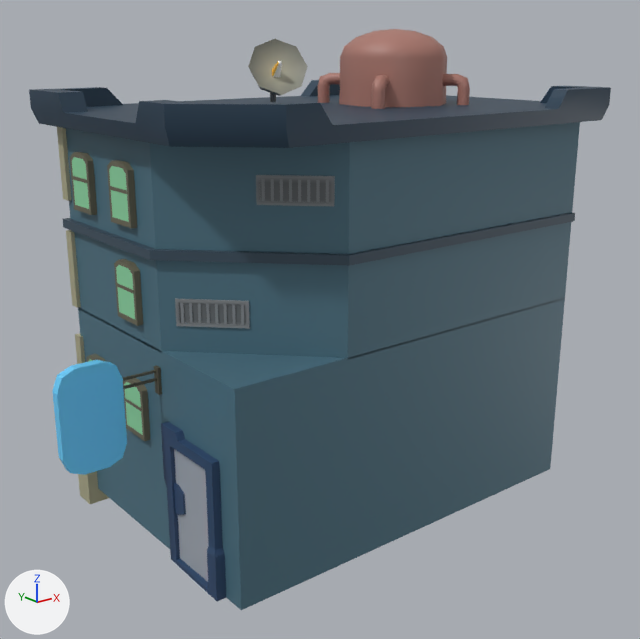
The FBX model Assets/Models/Crossing/Crossing_Buildings/Individual_Buildings/NorthWest_House_01.fbx as it was, and as the next commit left it.
Before and after are seen from a camera (50 mm lens) standing at (-1.132, 0.141, 0.248) and looking at (-0.844, 0.501, 0.104). Every picture has the same lights, and +X, +Y and +Z are marked at lower left. Where no turn or scale is listed for an object, it has been applied to the vertices. Vertices at the same position are counted once.

In view in the first picture: 'NorthWest_House_01'.
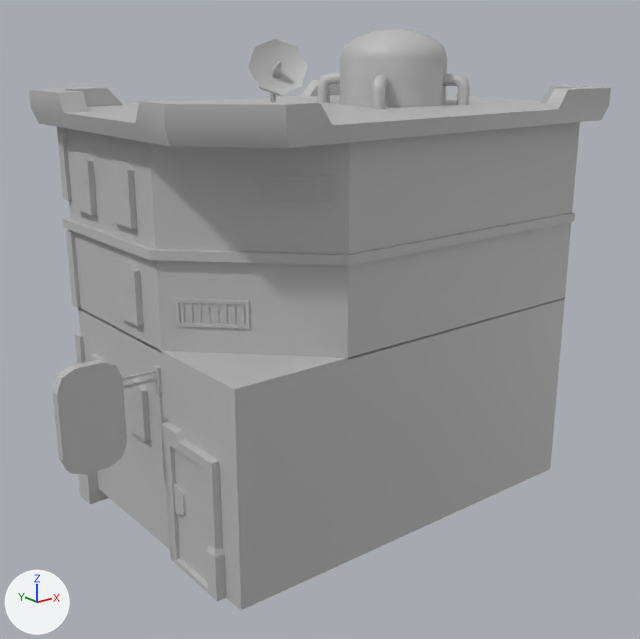
Changed parts and their boxes (x1, y1, x2, y2) in the pictures (640 x 639 px):
```json
{"part": 1, "of": "me_mesh", "change": "recoloured", "before": [29, 29, 611, 610], "after": [29, 29, 611, 610], "on screen": "blue to grey"}
{"part": 2, "of": "me_mesh", "change": "recoloured", "before": [52, 61, 282, 475], "after": [52, 61, 282, 475], "on screen": "blue to grey"}
```

Edits to the scene script, one JSON object a line:
```json
{"op": "add", "block": "mat_environment_02", "code": ["mat_environment_02 = principled_material('Environment_02')", "mat_environment_02.base_color = (0.5, 0.5, 0.5)  # grey #bcbcbc"]}
{"block": "me_mesh", "where": "me_mesh.from_pydata(...)  # 859 vertices, 705 faces; spans x -0.145..0.145, y -0.087..0.087, z -0.132..0.132"}
{"block": "me_mesh", "where": "# used by ob_northwest_house_01; location = (-0.8497, 0.5131, 0.1232)"}
{"block": "me_mesh", "change": "me_mesh part 1: all 674 faces that had it switch from mat_flatcolorbase4 (picture img_plaza_05_diffuse_jpg) to mat_environment_02 (grey #bcbcbc)"}
{"block": "me_mesh", "change": "me_mesh part 2: all 31 faces that had it switch from mat_light_illuminate4 (picture img_lights_jpg) to mat_environment_02 (grey #bcbcbc)"}
```
